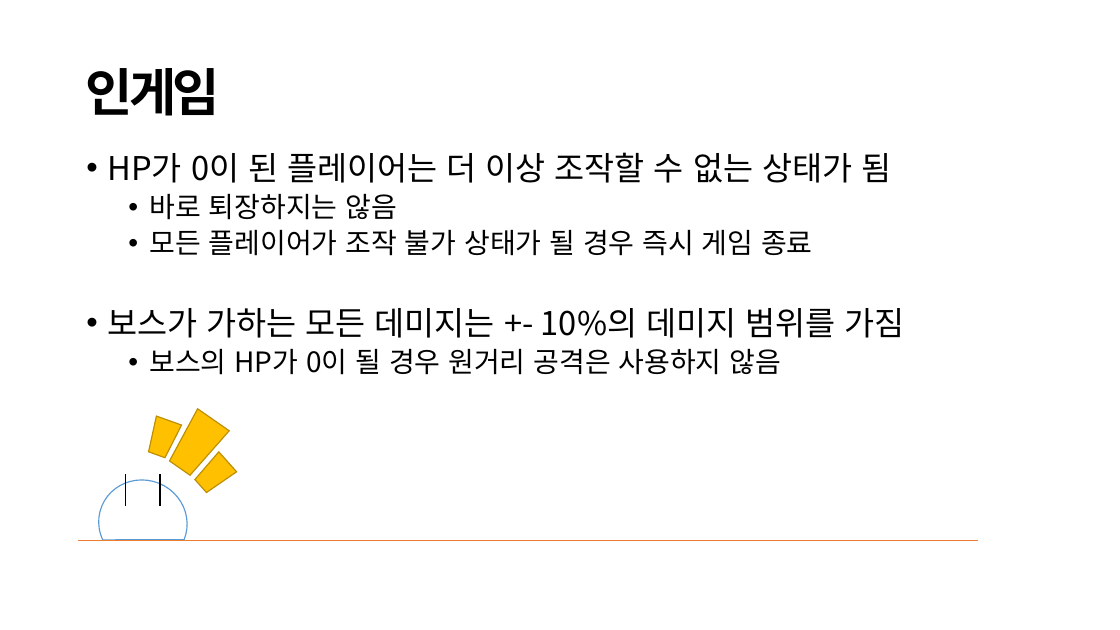
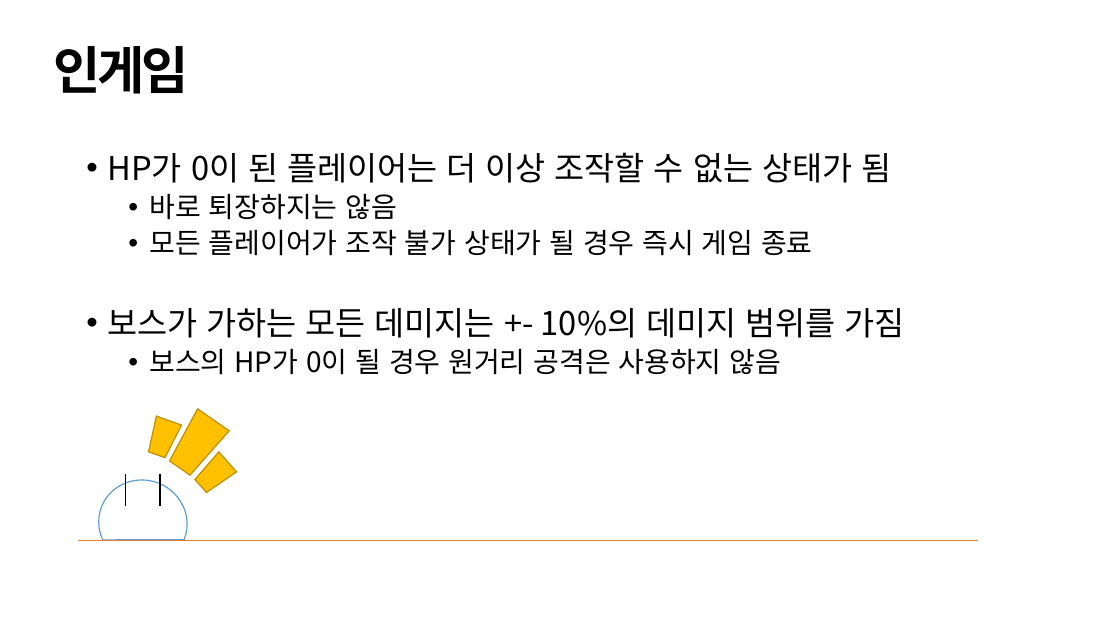
Before and after one commit to Juyeong11/Graduation_project, a slide deck: slide 28 of BeatSlime design repo/비트슬라임 기획서 v0.3.pptx. Drawn at 1120x630 pixels with LibreOffice and Linux fonts; fonts in the diff are those of the drawing. Boxes give left, top, right and bottom in pixels: in the first picture for what was removed or moved away, otherwise in the second. Text is boxed around its words. In the diff, an @@ line names an element or a change of style, - is before the commit and + after.

```diff
--- a/BeatSlime design repo/비트슬라임 기획서 v0.3.pptx
+++ b/BeatSlime design repo/비트슬라임 기획서 v0.3.pptx
@@ title "인게임": place and size @@
-title "인게임" at (85,68,220,116)
+title "인게임" at (54,46,189,94)
```
Also in this commit, not shown: 1 other slide changed, 1 slide added.
